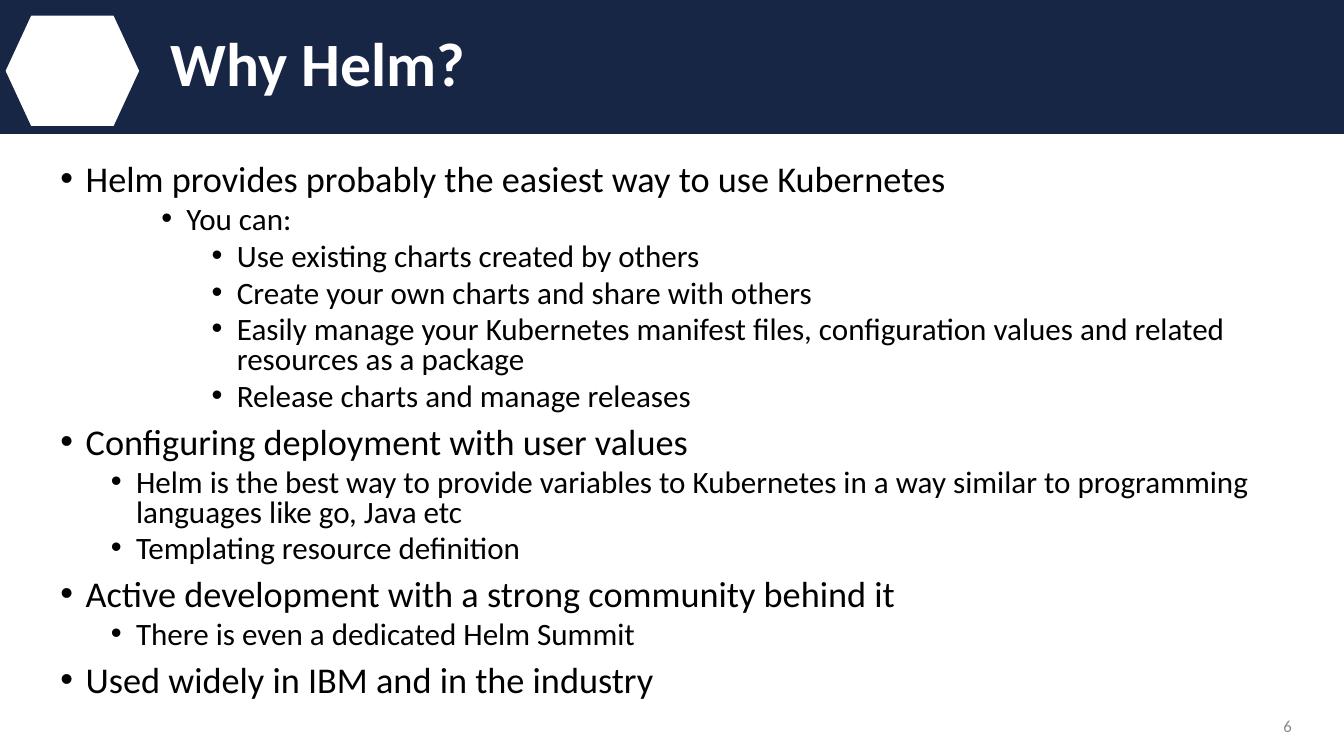
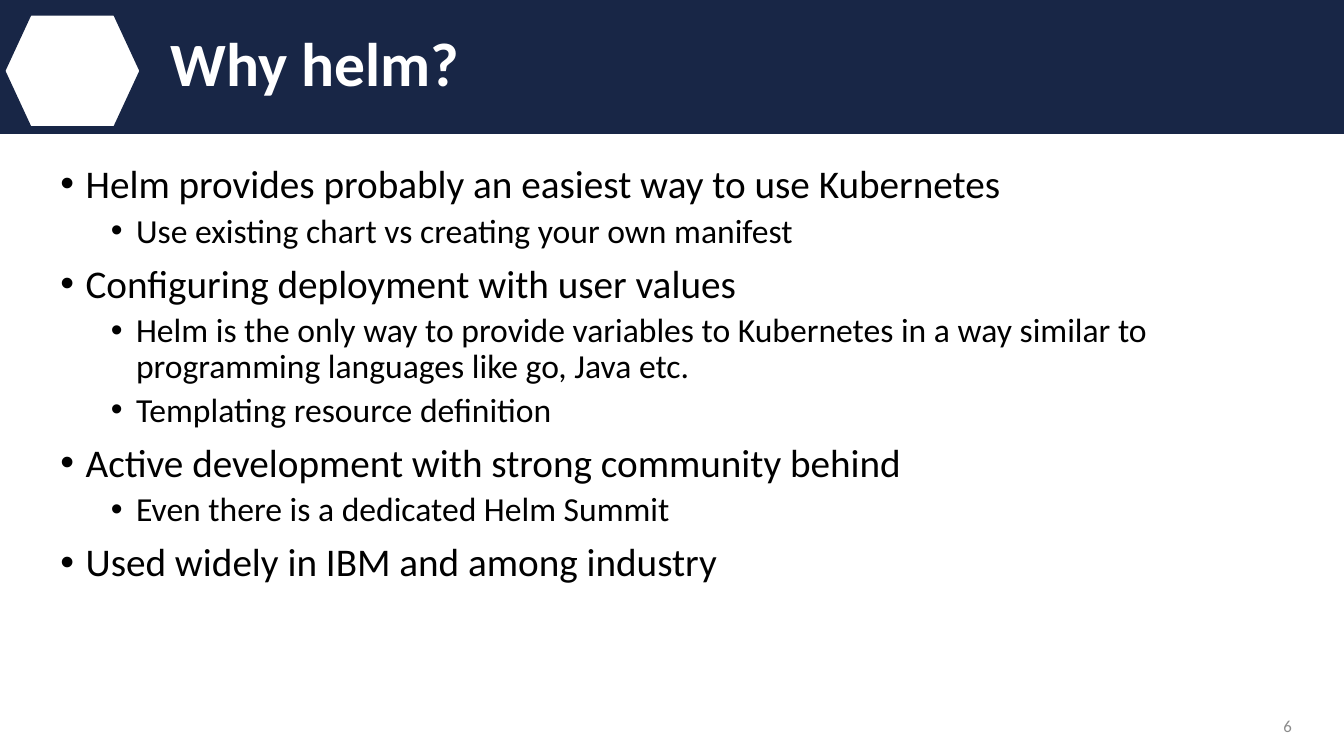
Before and after one commit to IBM/helm101, a slide deck: slide 6 of presentation/Helm.pptx. Drawn at 1344x756 pixels with LibreOffice and Linux fonts; fonts in the diff are those of the drawing; background and template pictures are left out. Boxes give left, top, right and bottom in pixels: in the first picture for what was removed or moved away, otherwise in the second. Text is boxed around its words. In the diff, an @@ line names an element or a change of style, - is before the commit and + after.

```diff
--- a/presentation/Helm.pptx
+++ b/presentation/Helm.pptx
@@ title at [171, 42, 460, 96]: text changed @@
-Why Helm?
+Why helm?
@@ text at [86, 170, 1000, 249]: text changed; size 22.2 to 28 pt @@
-• Helm provides probably the easiest way to use Kubernetes
-    • You can:
-      • Use existing charts created by others
-      • Create your own charts and share with others
-      • Easily manage your Kubernetes manifest files, configuration values and related resources as a package
-      • Release charts and manage releases
+• Helm provides probably an easiest way to use Kubernetes
+  • Use existing chart vs creating your own manifest
@@ text at [86, 270, 736, 428]: size 25.9 to 28 pt in "Configuring deployment with user values"; size 22.2 to 24 pt in "Templating resource definition"; line spacing 0.8 to 0.9 @@
@@ text at [136, 318, 1147, 384]: text changed; size 22.2 to 24 pt @@
-  • Helm is the best way to provide variables to Kubernetes in a way similar to programming languages like go, Java etc
+  • Helm is the only way to provide variables to Kubernetes in a way similar to programming languages like go, Java etc.
@@ text at [86, 449, 901, 583]: text changed; size 25.9 to 28 pt @@
-• Active development with a strong community behind it
-  • There is even a dedicated Helm Summit
-• Used widely in IBM and in the industry
+• Active development with strong community behind
+  • Even there is a dedicated Helm Summit
+• Used widely in IBM and among industry
```
Also in this commit, not shown: 15 other slides changed, 2 slides added, 11 slides removed.
